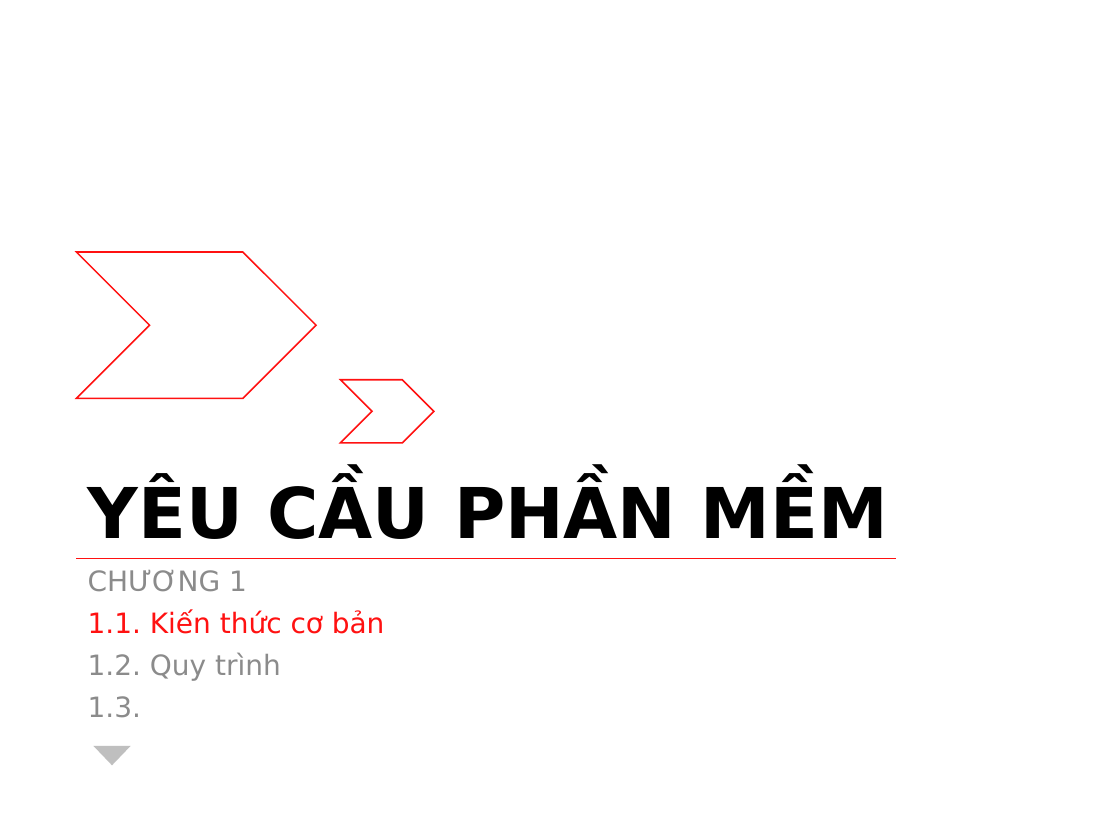
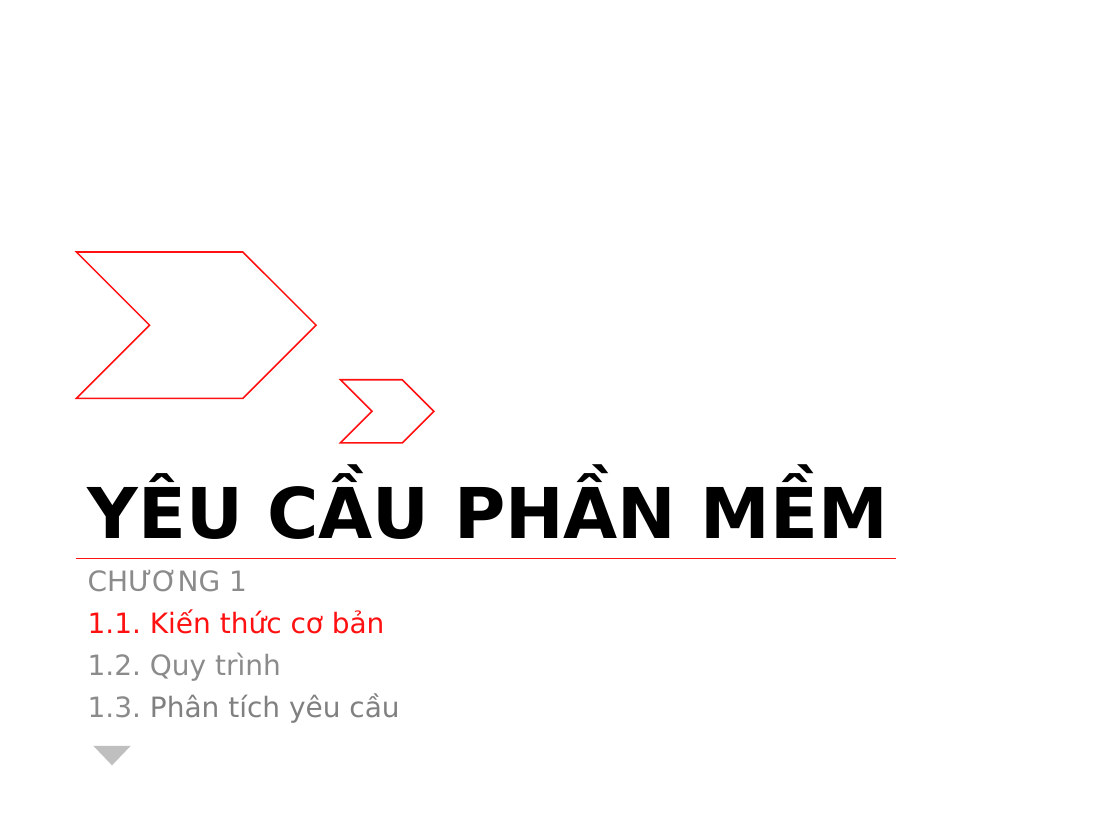
Before and after one commit to riverspart/uet-adv-sw-engineering, a slide deck: slide 5 of slide/dev/chapter_1/slide.pptx. Drawn at 1120x840 pixels with LibreOffice and Linux fonts; fonts in the diff are those of the drawing. Boxes give left, top, right and bottom in pixels: in the first picture for what was removed or moved away, otherwise in the second. Text is boxed around its words. In the diff, an @@ line names an element or a change of style, - is before the commit and + after.

```diff
--- a/slide/dev/chapter_1/slide.pptx
+++ b/slide/dev/chapter_1/slide.pptx
@@ text at bbox=[88, 695, 399, 723]: text changed; text colour #8C8C8C to #808080 @@
-1.3.
+1.3. Phân tích yêu cầu
```
Also in this commit, not shown: 2 other slides changed, 8 slides added.
